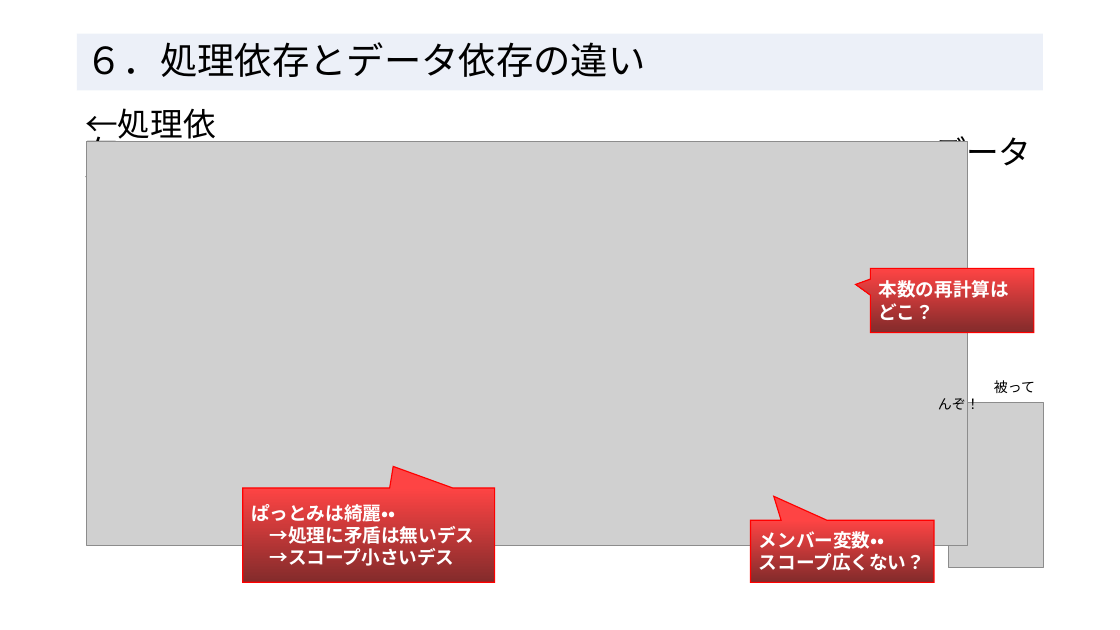
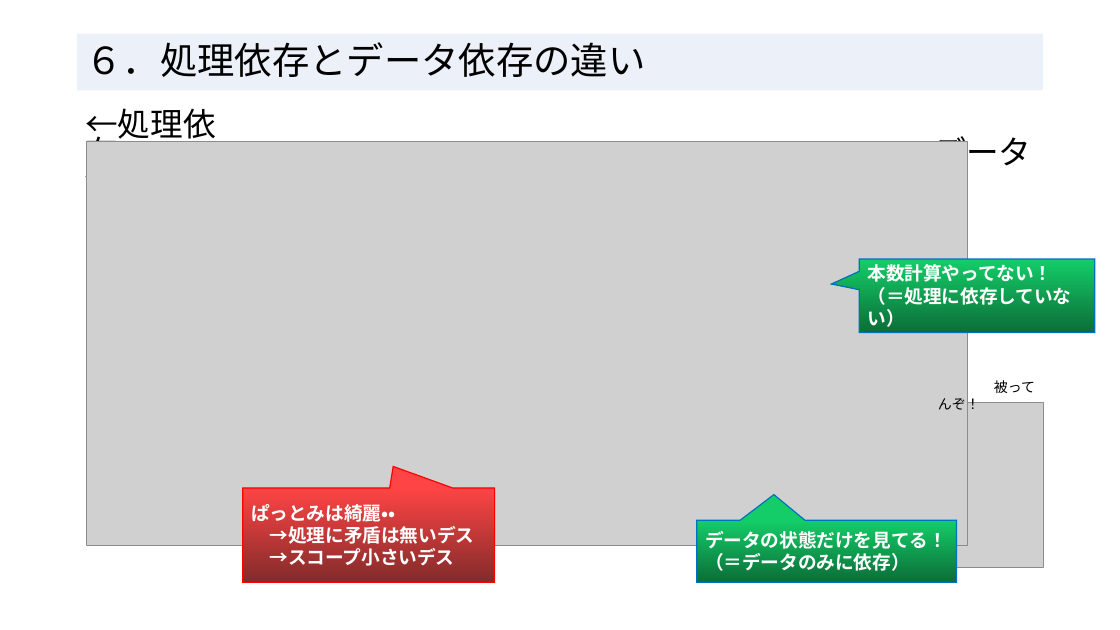
Before and after one commit to RyotoKuroki/QualityDependsOnDataApplication, a slide deck: slide 8 of 処理依存よりデータ依存_エンジニアの輪20250215.pptx. Drawn at 1120x630 pixels with LibreOffice and Linux fonts; fonts in the diff are those of the drawing; grey boxes stand for pictures. Boxes give left, top, right and bottom in pixels: in the first picture for what was removed or moved away, otherwise in the second. Text is boxed around its words. In the diff, an @@ line names an element or a change of style, - is before the commit and + after.

```diff
--- a/処理依存よりデータ依存_エンジニアの輪20250215.pptx
+++ b/処理依存よりデータ依存_エンジニアの輪20250215.pptx
@@ speech box "本数計算やってない！": place and size @@
-speech box "本数計算やってない！" at (870, 269, 1034, 334)
+speech box "本数計算やってない！" at (860, 259, 1095, 333)
@@ speech box "本数計算やってない！" at (860, 259, 1095, 333): fill gradient #FE4444 to #832B2B to gradient #14CD68 to #0B6E38; outline #FF0000 1 pt to #0070C0 1 pt; proportions changed @@
@@ text in speech box at (868, 264, 1072, 327): text changed @@
-本数の再計算はどこ？
+本数計算やってない！
+（＝処理に依存していない）
@@ speech box "データの状態だけを見てる！" at (697, 520, 957, 582): fill gradient #FE4444 to #832B2B to gradient #14CD68 to #0B6E38; outline #FF0000 1 pt to #0070C0 1 pt; proportions changed @@
@@ speech box "データの状態だけを見てる！": place and size @@
-speech box "データの状態だけを見てる！" at (751, 520, 934, 582)
+speech box "データの状態だけを見てる！" at (697, 520, 957, 582)
@@ text in speech box at (705, 531, 947, 571): text changed @@
-メンバー変数・・
-スコープ広くない？
+データの状態だけを見てる！
+（＝データのみに依存）
```
Also in this commit, not shown: 1 other slide changed.
